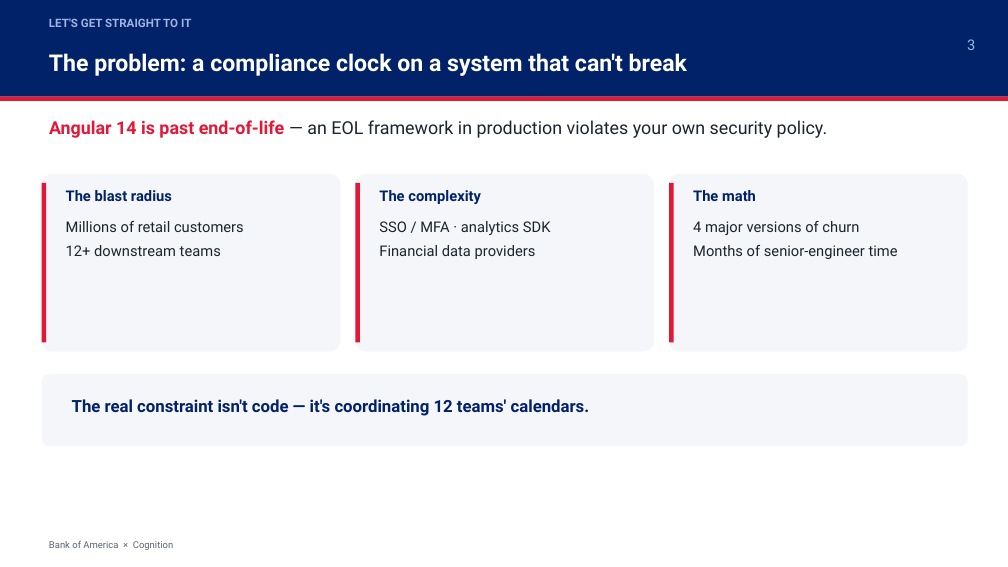
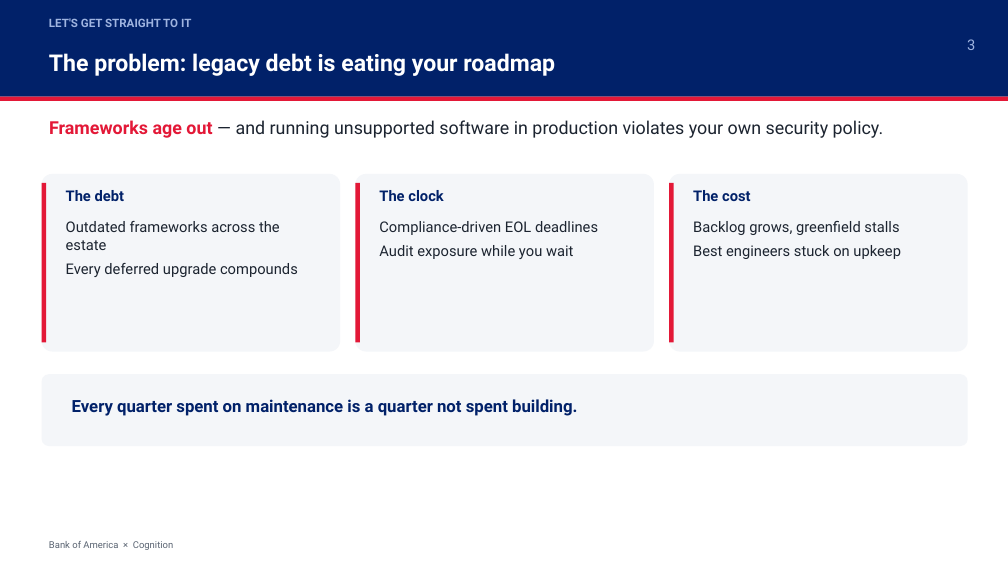
Before and after one commit to torrancefredell/bofa-demo, a slide deck: slide 3 of presentation/BofA_x_Cognition_Devin_Demo.pptx. Drawn at 1008x567 pixels with LibreOffice and Linux fonts; fonts in the diff are those of the drawing. Boxes give left, top, right and bottom in pixels: in the first picture for what was removed or moved away, otherwise in the second. Text is boxed around its words. In the diff, an @@ line names an element or a change of style, - is before the commit and + after.

```diff
--- a/presentation/BofA_x_Cognition_Devin_Demo.pptx
+++ b/presentation/BofA_x_Cognition_Devin_Demo.pptx
@@ text at bbox=[49, 53, 555, 76]: text changed @@
-The problem: a compliance clock on a system that can't break
+The problem: legacy debt is eating your roadmap
@@ text at bbox=[49, 120, 884, 138]: text changed @@
-Angular 14 is past end-of-life — an EOL framework in production violates your own security policy.
+Frameworks age out — and running unsupported software in production violates your own security policy.
@@ text at bbox=[66, 190, 125, 201]: text changed @@
-The blast radius
+The debt
@@ text at bbox=[379, 190, 443, 201]: text changed @@
-The complexity
+The clock
@@ text at bbox=[693, 190, 751, 201]: text changed @@
-The math
+The cost
@@ text at bbox=[66, 221, 298, 277]: text changed @@
-Millions of retail customers
-12+ downstream teams
+Outdated frameworks across the estate
+Every deferred upgrade compounds
@@ text at bbox=[379, 221, 598, 259]: text changed @@
-SSO / MFA · analytics SDK
-Financial data providers
+Compliance-driven EOL deadlines
+Audit exposure while you wait
@@ text at bbox=[693, 221, 901, 259]: text changed @@
-4 major versions of churn
-Months of senior-engineer time
+Backlog grows, greenfield stalls
+Best engineers stuck on upkeep
@@ text at bbox=[72, 399, 577, 416]: text changed @@
-The real constraint isn't code — it's coordinating 12 teams' calendars.
+Every quarter spent on maintenance is a quarter not spent building.
```
Also in this commit, not shown: 1 other slide changed, 1 other file.
